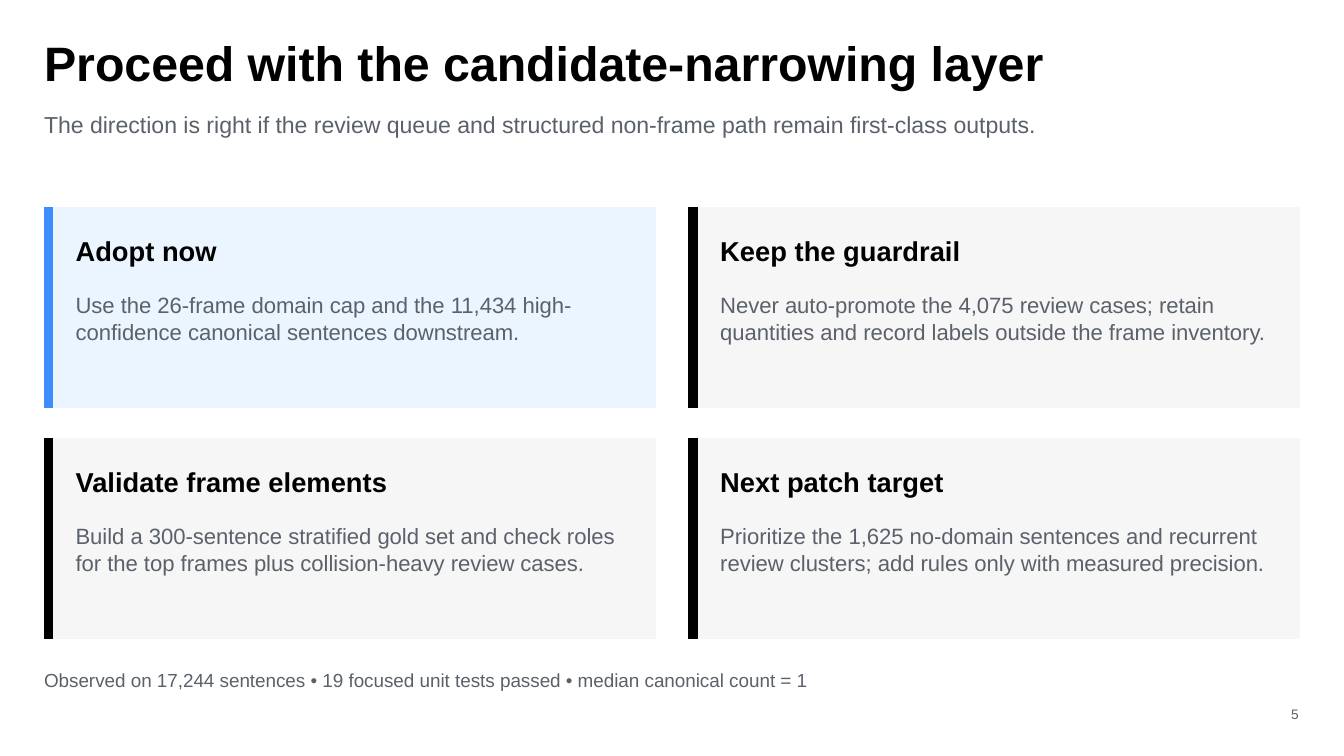
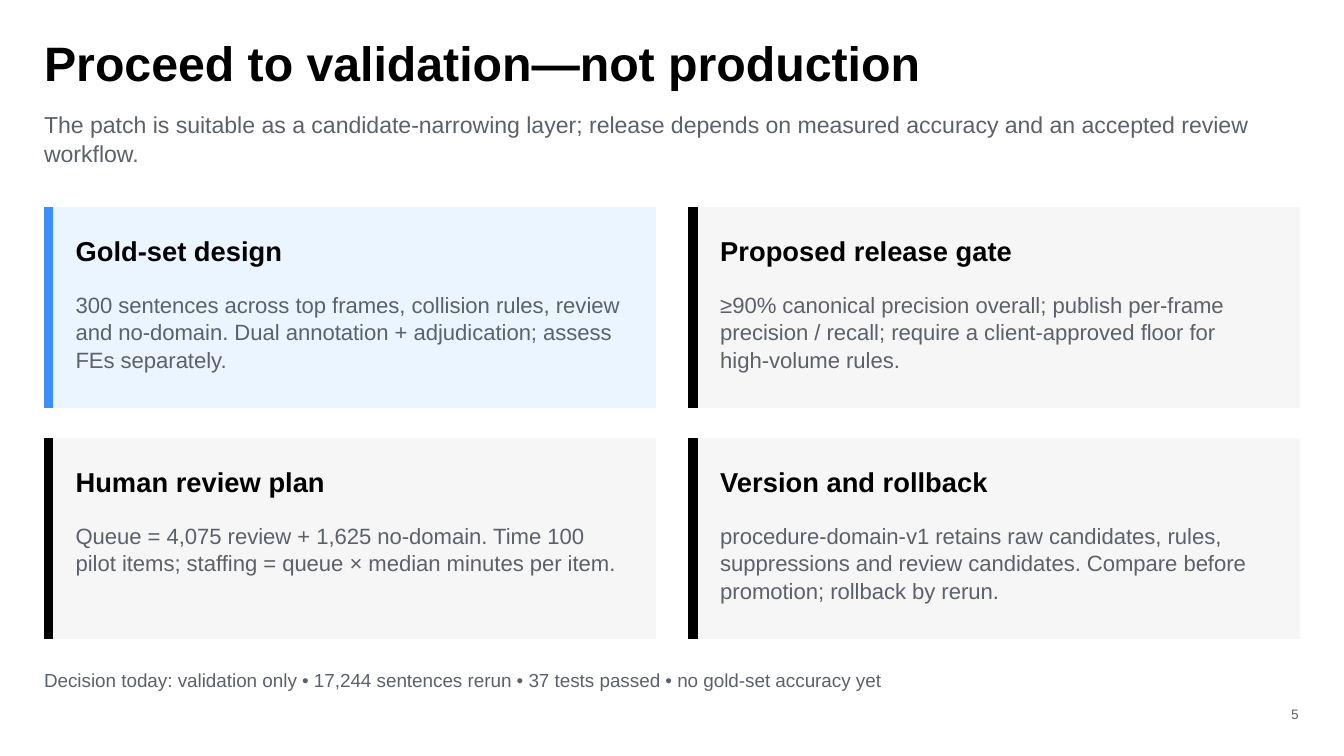
Before and after one commit to HengZ121/Deduplication_Agent, a slide deck: slide 5 of outputs/019ff91b-7d05-7643-8f3b-9fe2b738766a/frame_canonicalization_internal_report.pptx. Drawn at 1344x756 pixels with LibreOffice and Linux fonts; fonts in the diff are those of the drawing. Boxes give left, top, right and bottom in pixels: in the first picture for what was removed or moved away, otherwise in the second. Text is boxed around its words. In the diff, an @@ line names an element or a change of style, - is before the commit and + after.

Commit message:
Include final frame inventory in report

```diff
--- a/outputs/019ff91b-7d05-7643-8f3b-9fe2b738766a/frame_canonicalization_internal_report.pptx
+++ b/outputs/019ff91b-7d05-7643-8f3b-9fe2b738766a/frame_canonicalization_internal_report.pptx
@@ text at [44,46,920,91]: text changed @@
-Proceed with the candidate-narrowing layer
+Proceed to validation—not production
@@ text at [44,116,1248,162]: text changed @@
-The direction is right if the review queue and structured non-frame path remain first-class outputs.
+The patch is suitable as a candidate-narrowing layer; release depends on measured accuracy and an accepted review workflow.
@@ text at [76,241,282,266]: text changed @@
-Adopt now
+Gold-set design
@@ text at [720,241,1012,266]: text changed @@
-Keep the guardrail
+Proposed release gate
@@ text at [76,297,620,373]: text changed @@
-Use the 26-frame domain cap and the 11,434 high-confidence canonical sentences downstream.
+300 sentences across top frames, collision rules, review and no-domain. Dual annotation + adjudication; assess FEs separately.
@@ text at [720,297,1223,373]: text changed @@
-Never auto-promote the 4,075 review cases; retain quantities and record labels outside the frame inventory.
+≥90% canonical precision overall; publish per-frame precision / recall; require a client-approved floor for high-volume rules.
@@ text at [76,472,325,497]: text changed @@
-Validate frame elements
+Human review plan
@@ text at [720,472,988,493]: text changed @@
-Next patch target
+Version and rollback
@@ text at [76,528,616,576]: text changed @@
-Build a 300-sentence stratified gold set and check roles for the top frames plus collision-heavy review cases.
+Queue = 4,075 review + 1,625 no-domain. Time 100 pilot items; staffing = queue × median minutes per item.
@@ text at [720,528,1246,604]: text changed @@
-Prioritize the 1,625 no-domain sentences and recurrent review clusters; add rules only with measured precision.
+procedure-domain-v1 retains raw candidates, rules, suppressions and review candidates. Compare before promotion; rollback by rerun.
@@ text at [44,673,881,691]: text changed @@
-Observed on 17,244 sentences • 19 focused unit tests passed • median canonical count = 1
+Decision today: validation only • 17,244 sentences rerun • 37 tests passed • no gold-set accuracy yet
```
Also in this commit, not shown: 3 other slides changed, 1 slide added, 1 slide removed.
